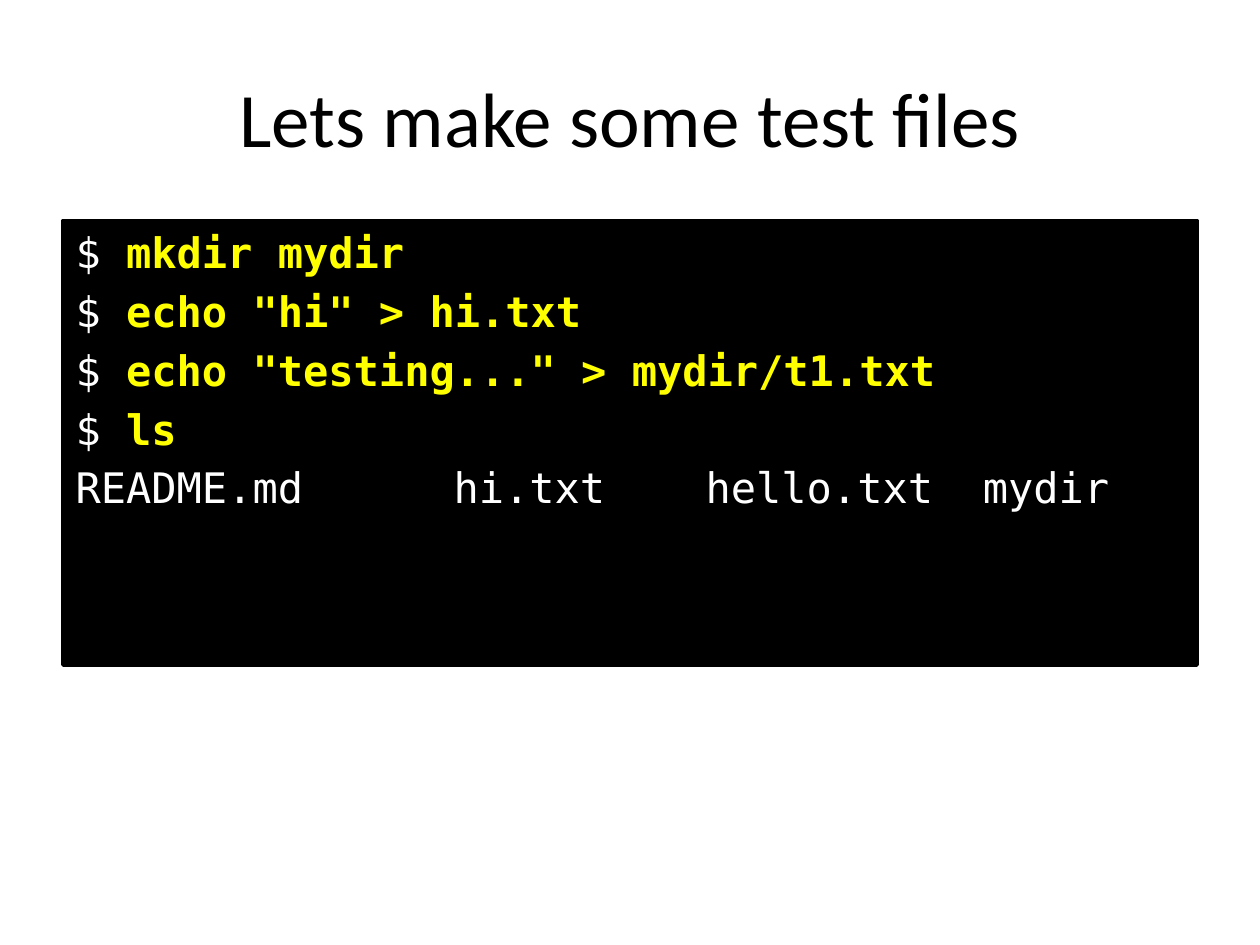
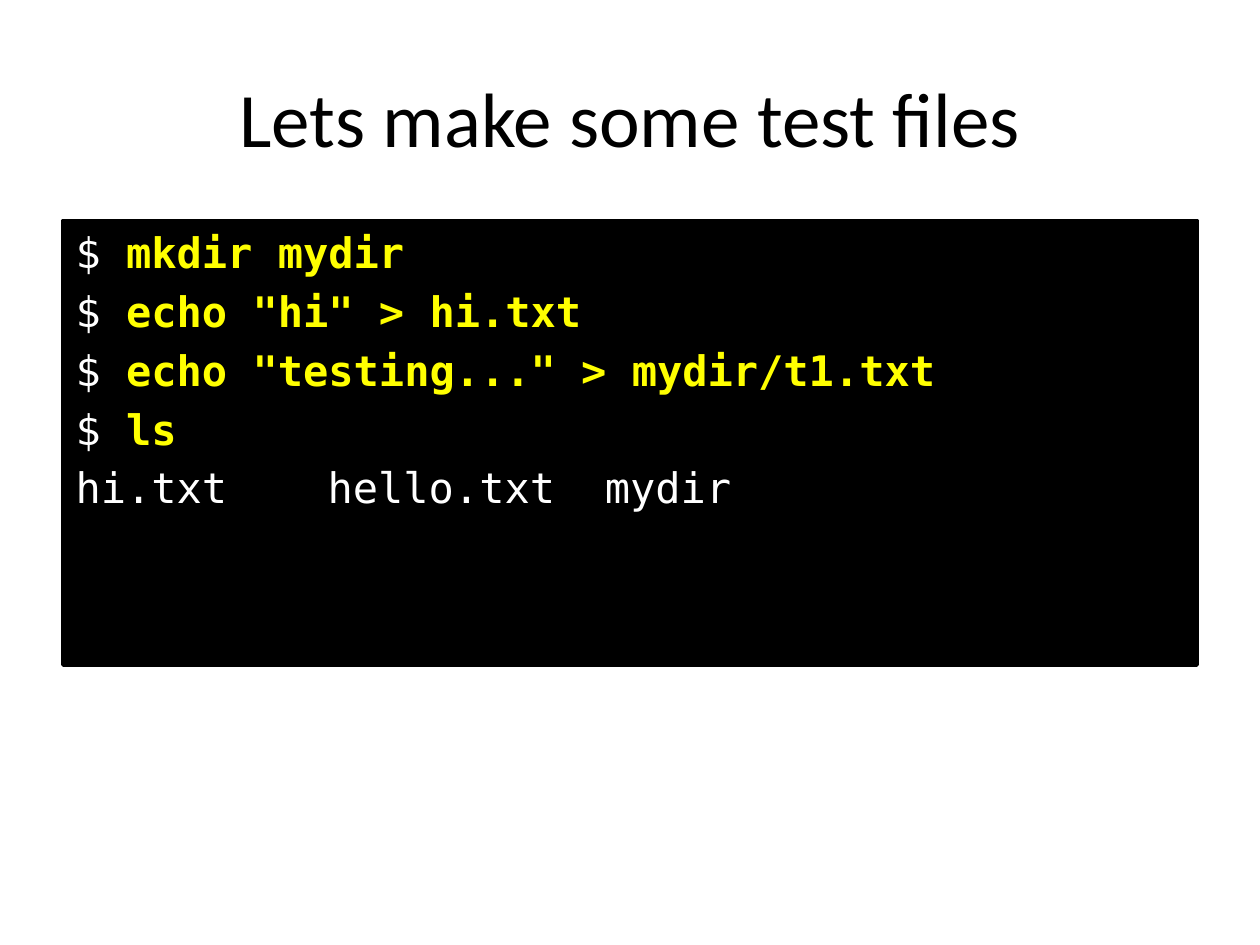
Before and after one commit to ncasuk/ncas-isc, a slide deck: slide 23 of shell/presentations/01_git2.pptx. Drawn at 1260x945 pixels with LibreOffice and Linux fonts; fonts in the diff are those of the drawing; background and template pictures are left out. Boxes give left, top, right and bottom in pixels: in the first picture for what was removed or moved away, otherwise in the second. Text is boxed around its words. In the diff, an @@ line names an element or a change of style, - is before the commit and + after.

```diff
--- a/shell/presentations/01_git2.pptx
+++ b/shell/presentations/01_git2.pptx
@@ text at bbox=[76, 471, 731, 512]: text changed @@
-README.md hi.txt hello.txt mydir
+hi.txt hello.txt mydir
```
Also in this commit, not shown: 2 other slides changed.
